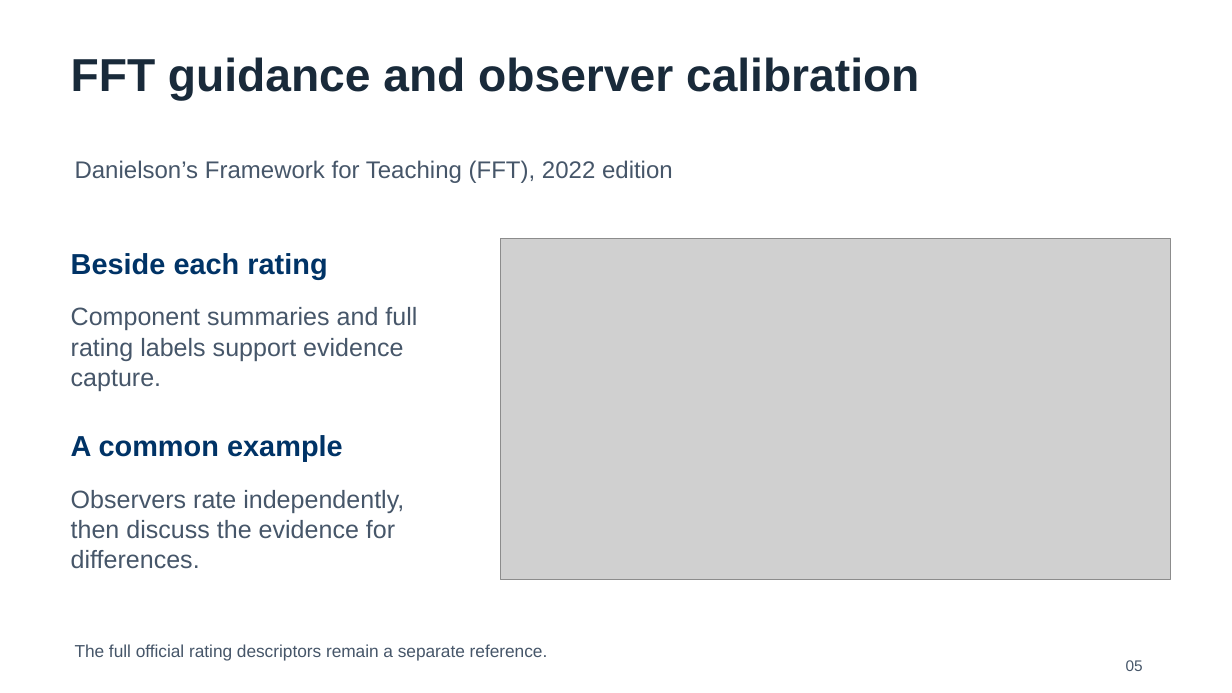
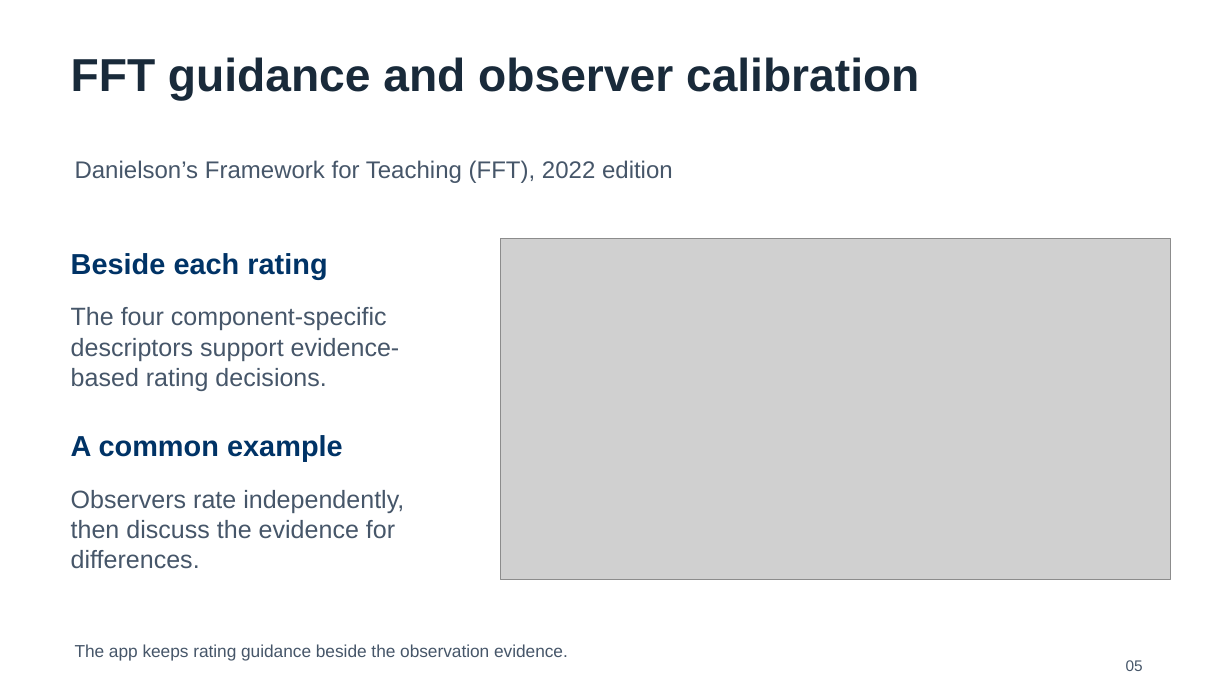
Before and after one commit to bodangren/ra-math-advantage, a slide deck: slide 5 of outputs/danielson-slt_20260907/output/HDKWA-Danielson-SLT-Feature-Review-Final.pptx. Drawn at 1232x693 pixels with LibreOffice and Linux fonts; fonts in the diff are those of the drawing; grey boxes stand for pictures. Boxes give left, top, right and bottom in pixels: in the first picture for what was removed or moved away, otherwise in the second. Text is boxed around its words. In the diff, an @@ line names an element or a change of style, - is before the commit and + after.

Commit message:
feat(danielson): add FFT 2022 rating descriptors

```diff
--- a/outputs/danielson-slt_20260907/output/HDKWA-Danielson-SLT-Feature-Review-Final.pptx
+++ b/outputs/danielson-slt_20260907/output/HDKWA-Danielson-SLT-Feature-Review-Final.pptx
@@ text at (71, 307, 400, 391): text changed @@
-Component summaries and full rating labels support evidence capture.
+The four component-specific descriptors support evidence-based rating decisions.
@@ text at (75, 644, 568, 660): text changed @@
-The full official rating descriptors remain a separate reference.
+The app keeps rating guidance beside the observation evidence.
```
Also in this commit, not shown: 1 other slide changed, 8 other files.
